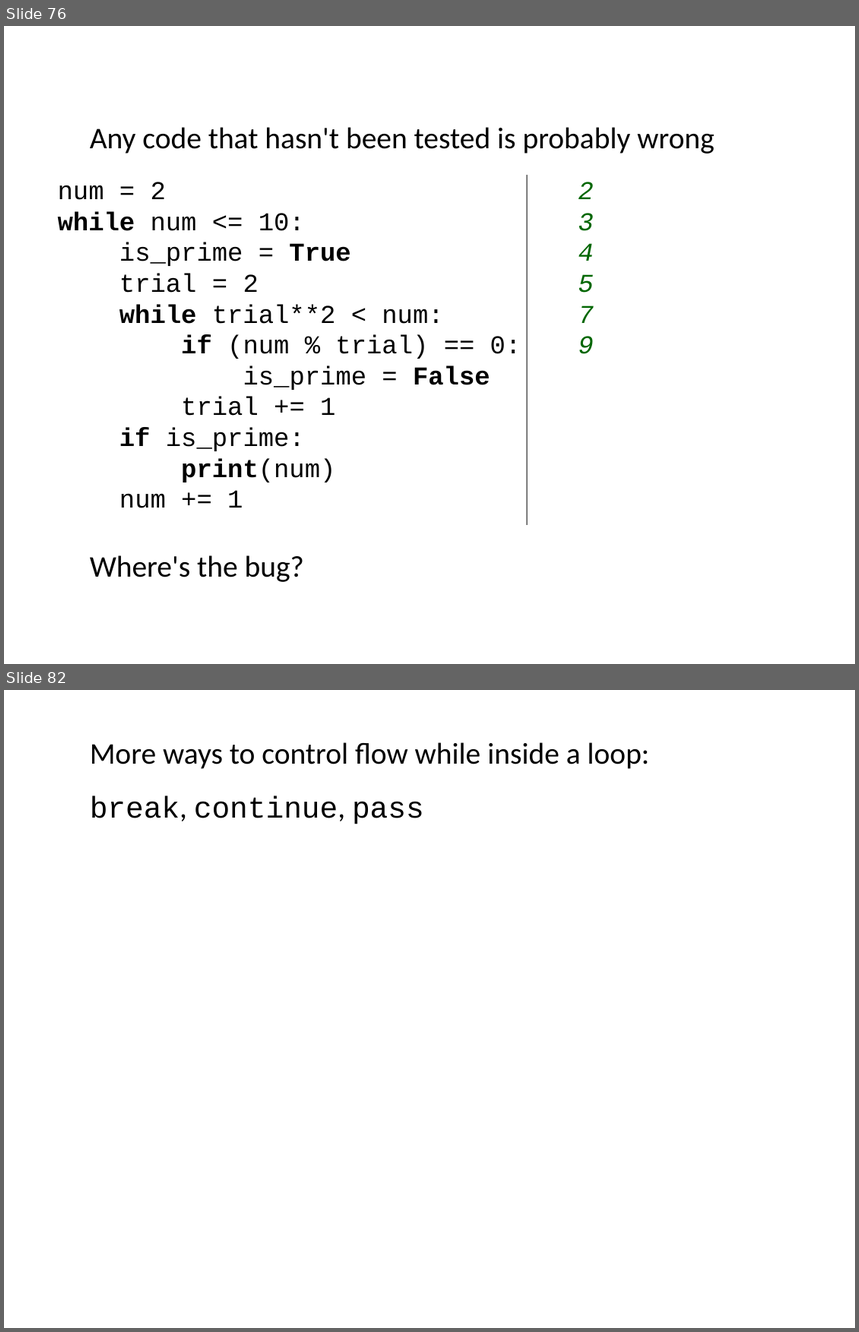
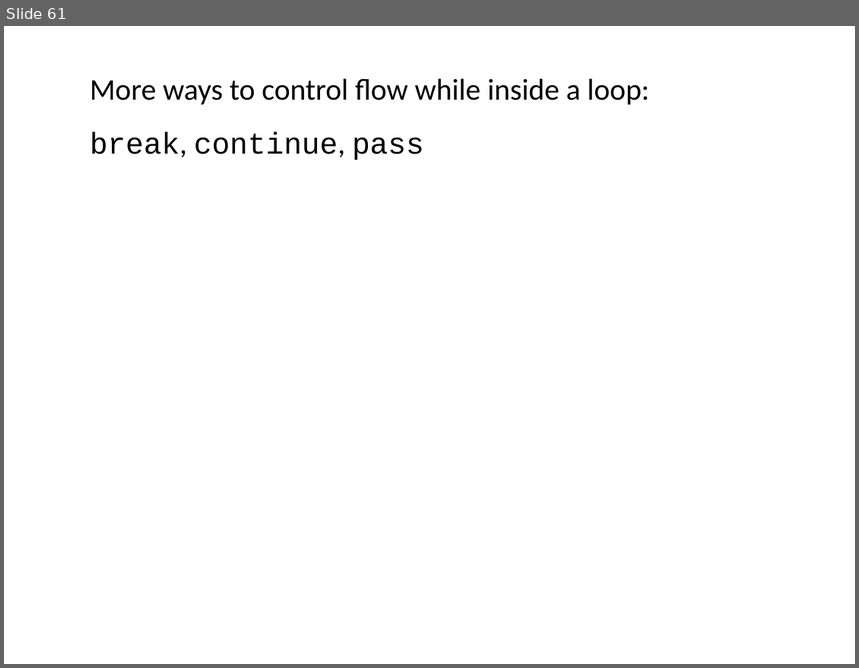
Before and after one commit to ncasuk/ncas-isc, a slide deck: python/presentations/learning_python/05_flow.pptx. Shown one above the other, each under a label of ours: slides 76 and 82 before the commit, slide 61 after it; the slides between them are not shown. The pictures are 859x1332 and 859x668 pixels, drawn with LibreOffice and Linux fonts; fonts in the diff are those of the drawing; background and template pictures are left out. Boxes give left, top, right and bottom in pixels: in the first picture for what was removed or moved away, otherwise in the second. Text is boxed around its words. In the diff, an @@ line names an element or a change of style, - is before the commit and + after.

Commit message:
corrected control flow slides. Removed stuff about primes

```diff
--- a/python/presentations/learning_python/05_flow.pptx
+++ b/python/presentations/learning_python/05_flow.pptx
@@ slide 76 removed at (x1=4, y1=26, x2=855, y2=664), background picture (left out) @@
@@ text removed at (x1=90, y1=127, x2=714, y2=154) @@
-Any code that hasn't been tested is probably wrong
@@ text removed at (x1=58, y1=182, x2=490, y2=509) @@
-num = 2
-while num <= 10:
-is_prime = True
-trial = 2
-while trial**2 < num:
-if (num % trial) == 0:
-is_prime = False
-trial += 1
-if is_prime:
-print(num)
-num += 1
@@ line removed from (527, 175) to (527, 526) @@
@@ text removed at (x1=579, y1=182, x2=594, y2=354) @@
-2
-3
-4
-5
-7
-9
@@ text removed at (x1=90, y1=556, x2=304, y2=582) @@
-Where's the bug?
@@ what was slide 82 is now slide 61 @@
```
Also in this commit, not shown: 3 slides changed, 20 other slides removed, 1 other file.
